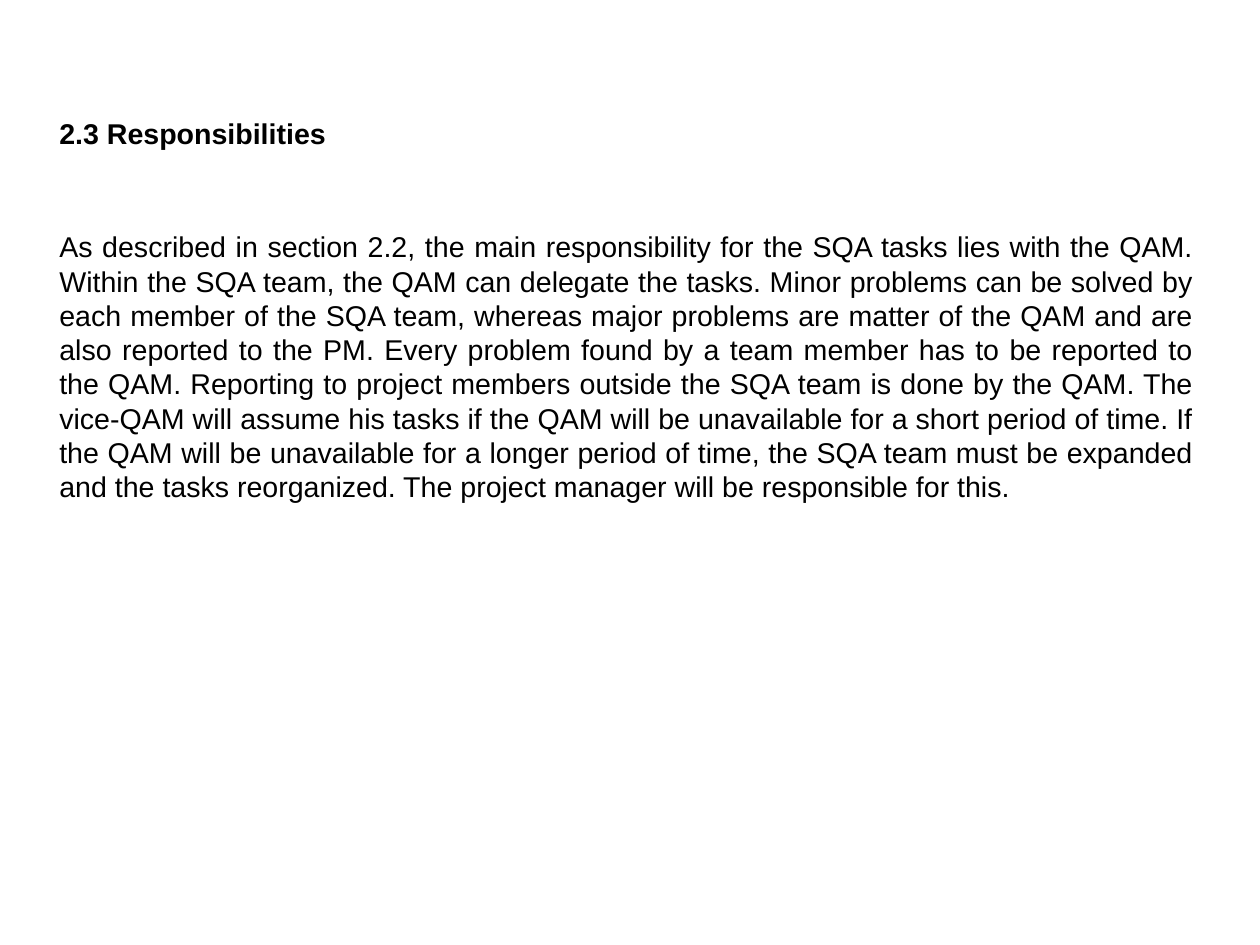
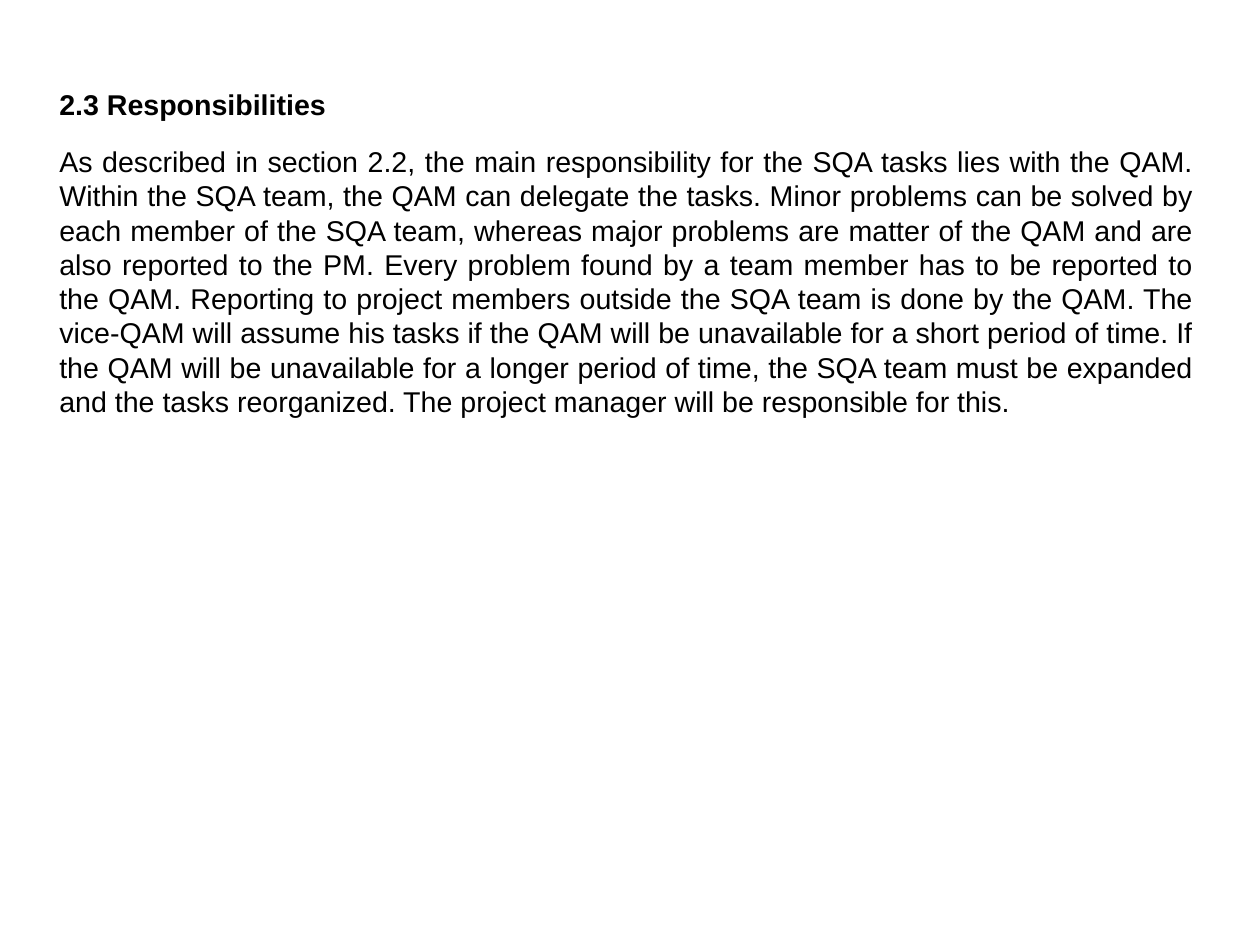
Before and after one commit to catherinemaglasang/e-store-by-scorpio, a slide deck: slide 13 of Presentation/SQAP.odp (slide 11 before the commit). Drawn at 1260x945 pixels with LibreOffice and Linux fonts; fonts in the diff are those of the drawing. Boxes give left, top, right and bottom in pixels: in the first picture for what was removed or moved away, otherwise in the second. Text is boxed around its words. In the diff, an @@ line names an element or a change of style, - is before the commit and + after.

```diff
--- a/Presentation/SQAP.odp
+++ b/Presentation/SQAP.odp
@@ text "2.3 Responsibilities" rewrapped from box(59, 123, 1192, 503) to box(59, 94, 1192, 418) @@
```
Also in this commit, not shown: 7 other slides changed, 9 slides added, 1 other file.
